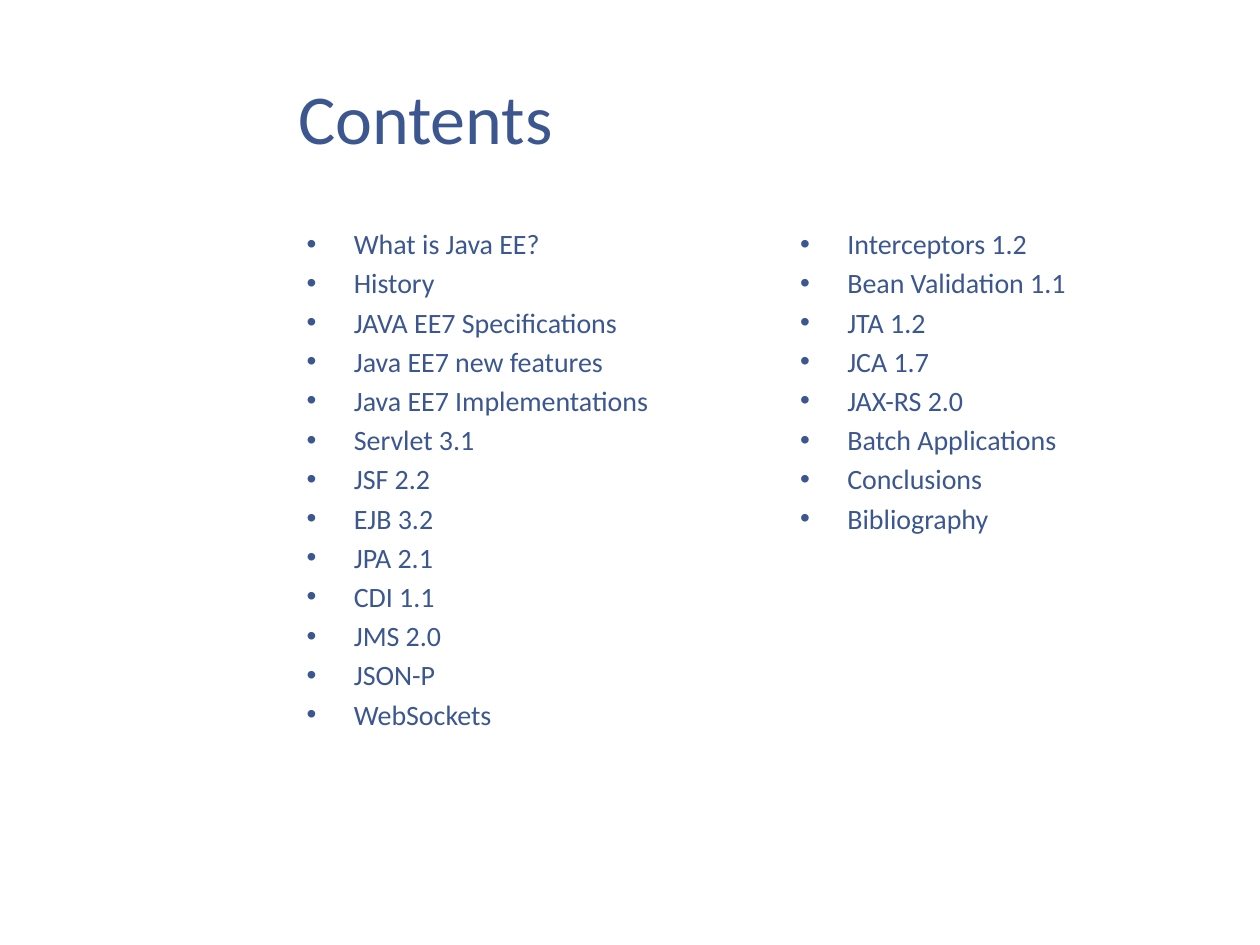
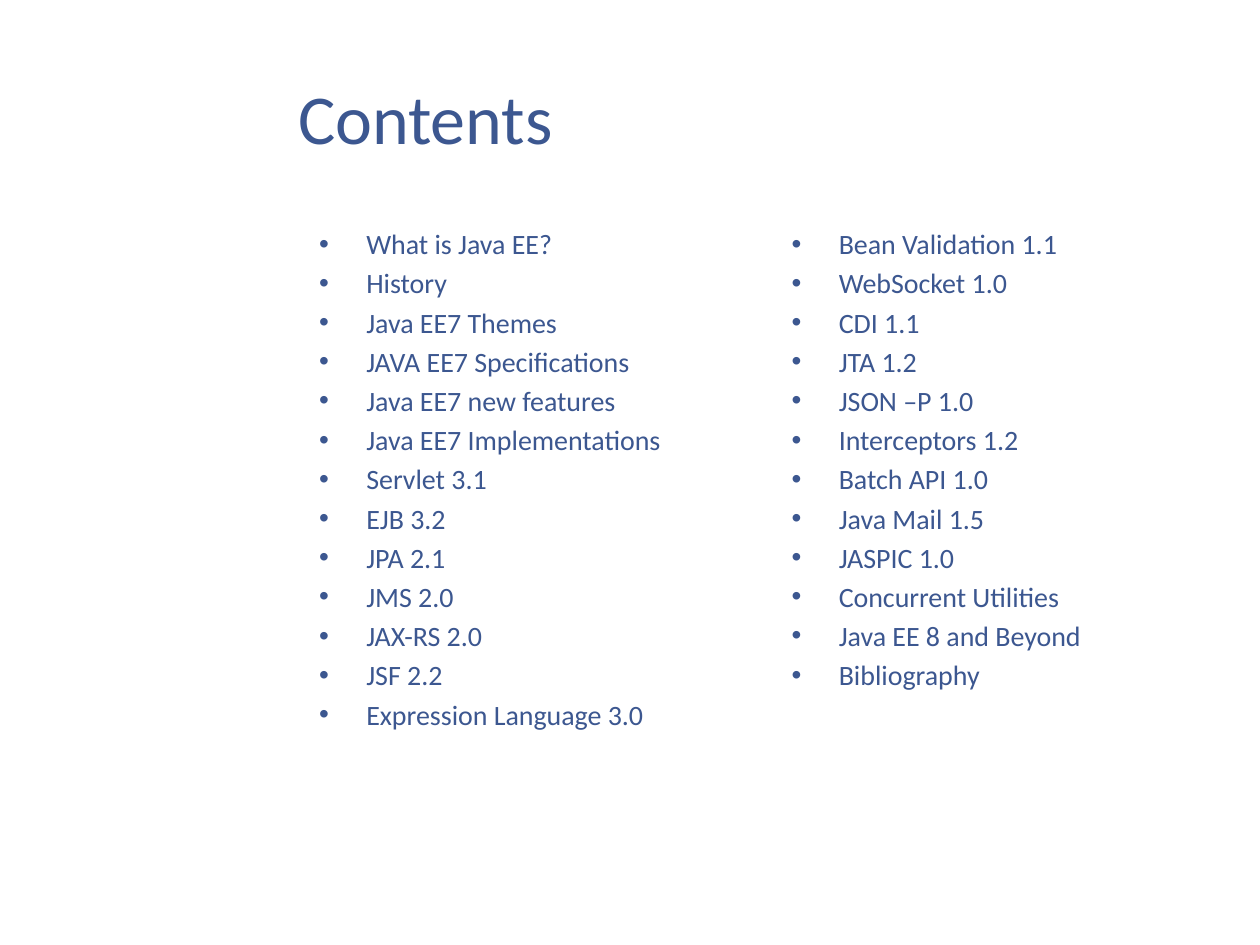
Before and after one commit to kenshincommon/ppts, a slide deck: slide 2 of Presentations/JavaEnterprise7/JavaEnterprise7.pptx. Drawn at 1260x945 pixels with LibreOffice and Linux fonts; fonts in the diff are those of the drawing; background and template pictures are left out. Boxes give left, top, right and bottom in pixels: in the first picture for what was removed or moved away, otherwise in the second. Text is boxed around its words. In the diff, an @@ line names an element or a change of style, - is before the commit and + after.

```diff
--- a/Presentations/JavaEnterprise7/JavaEnterprise7.pptx
+++ b/Presentations/JavaEnterprise7/JavaEnterprise7.pptx
@@ text "What is Java EE?": place and size @@
-text "What is Java EE?" at [354,234,648,725]
+text "What is Java EE?" at [366,234,661,730]
@@ text "Bean Validation 1.1": place and size @@
-text "Bean Validation 1.1" at [847,236,1065,534]
+text "Bean Validation 1.1" at [839,234,1080,690]
@@ text at [839,234,1057,411]: paragraphs added @@
+• Bean Validation 1.1
+• WebSocket 1.0
+• CDI 1.1
+• JTA 1.2
+• JSON –P 1.0
@@ text at [366,313,557,333]: paragraph added @@
+• Java EE7 Themes
@@ text at [354,471,430,489]: paragraph removed @@
-• JSF 2.2
@@ text at [839,469,1080,651]: text changed @@
-• Bean Validation 1.1
-• JTA 1.2
-• JCA 1.7
-• JAX-RS 2.0
-• Batch Applications
-• Conclusions
+• Batch API 1.0
+• Java Mail 1.5
+• JASPIC 1.0
+• Concurrent Utilities
+• Java EE 8 and Beyond
@@ text at [354,589,434,607]: paragraph removed @@
-• CDI 1.1
@@ text at [366,628,643,730]: text changed @@
-• JSON-P
-• WebSockets
+• JAX-RS 2.0
+• JSF 2.2
+• Expression Language 3.0
```
Also in this commit, not shown: 22 other slides changed, 41 slides added, 31 slides removed, 1 other file.
